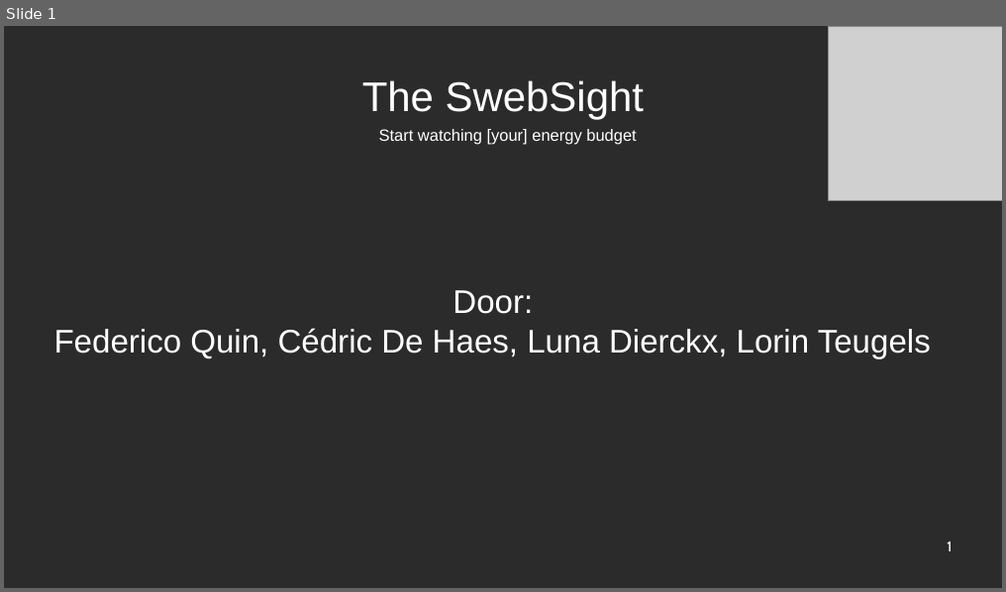
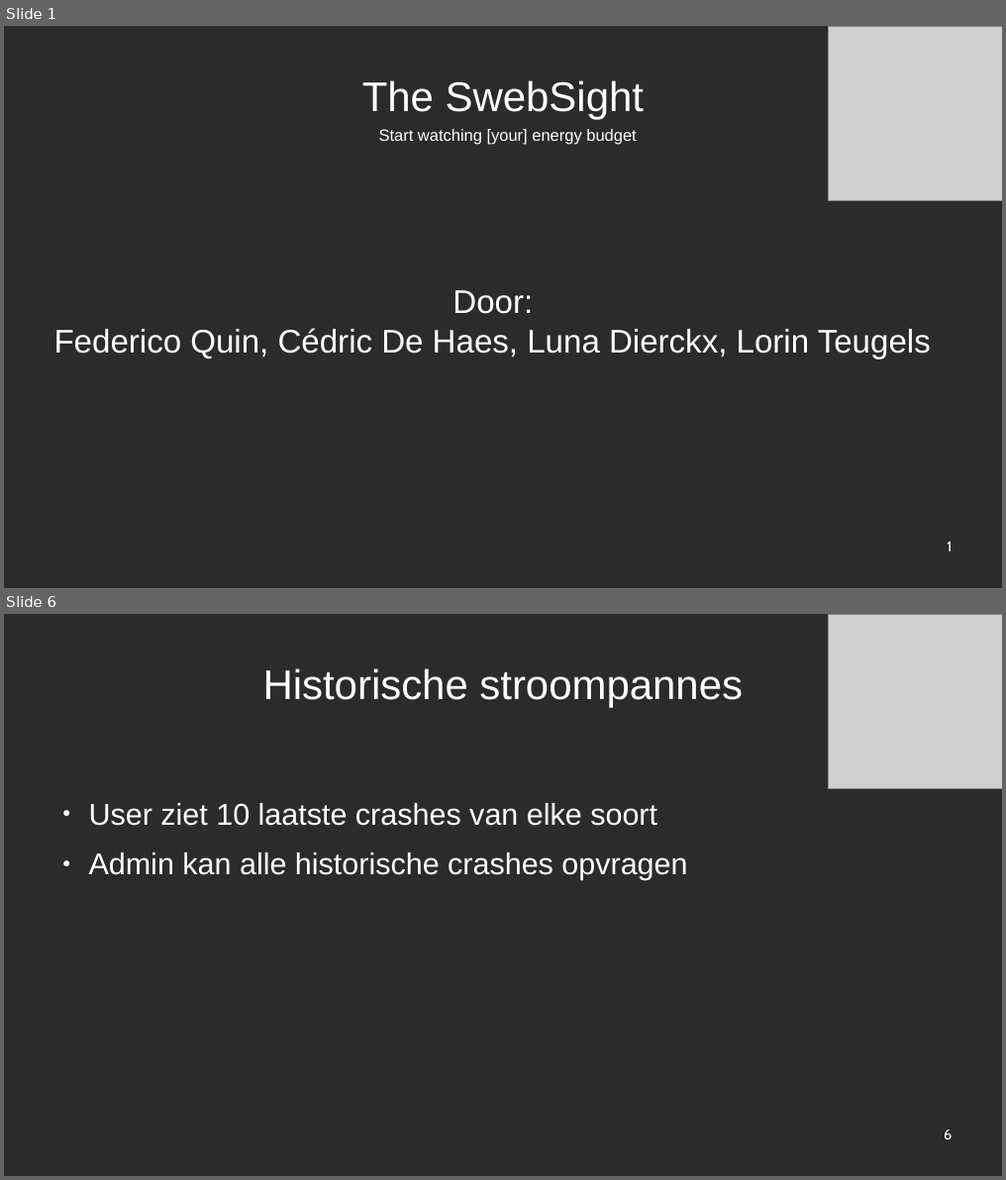
Before and after one commit to cekefun/Project_Databases, a slide deck: Powerpoint_databases.odp. Shown one above the other, each under a label of ours: slide 1 before the commit, slides 1 and 6 after it; the slides between them are not shown. The pictures are 1006x592 and 1006x1180 pixels, drawn with LibreOffice and Linux fonts; fonts in the diff are those of the drawing; grey boxes stand for pictures; background and template pictures are left out; a plain dark background stands for a picture behind light text. Boxes give left, top, right and bottom in pixels: in the first picture for what was removed or moved away, otherwise in the second. Text is boxed around its words. In the diff, an @@ line names an element or a change of style, - is before the commit and + after.

```diff
--- a/Powerpoint_databases.odp
+++ b/Powerpoint_databases.odp
@@ slide 6 added at box(4, 614, 1002, 1176), background picture (left out) @@
@@ picture added at box(828, 614, 1002, 788) @@
@@ title added at box(263, 668, 743, 708), 40.6 pt, text #FFFFFF @@
+Historische stroompannes
@@ text added at box(89, 803, 687, 880), 29.5 pt, text #FFFFFF @@
+● User ziet 10 laatste crashes van elke soort
+● Admin kan alle historische crashes opvragen
@@ page number added at box(944, 1130, 951, 1140), 14 pt, text #FFFFFF @@
+6
```
Also in this commit, not shown: 2 slides changed, 5 other slides added, 4 slides removed.
